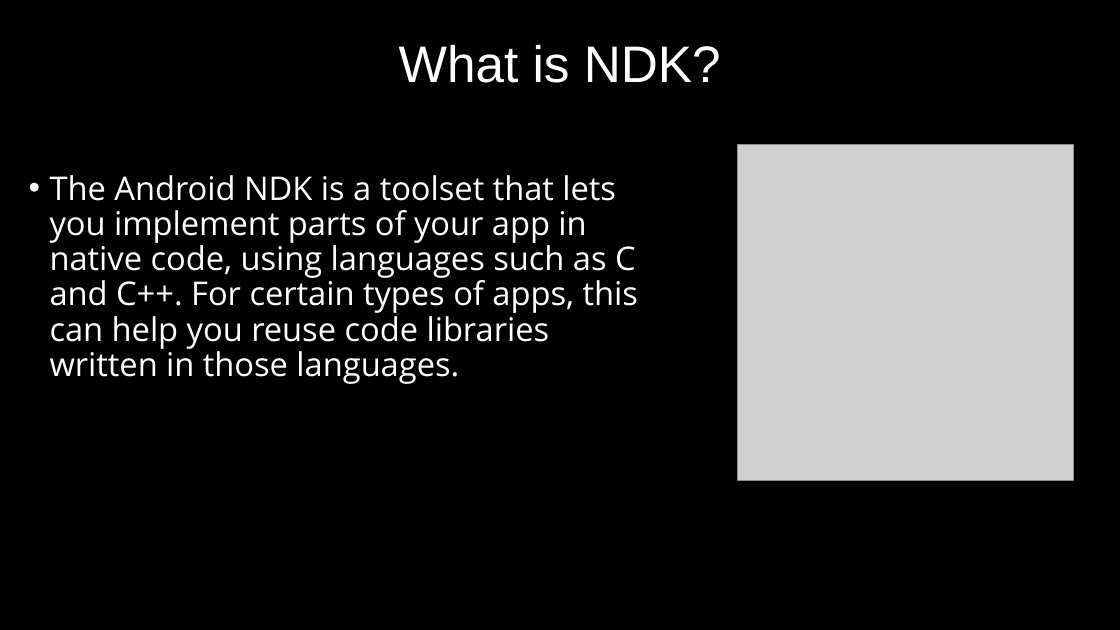
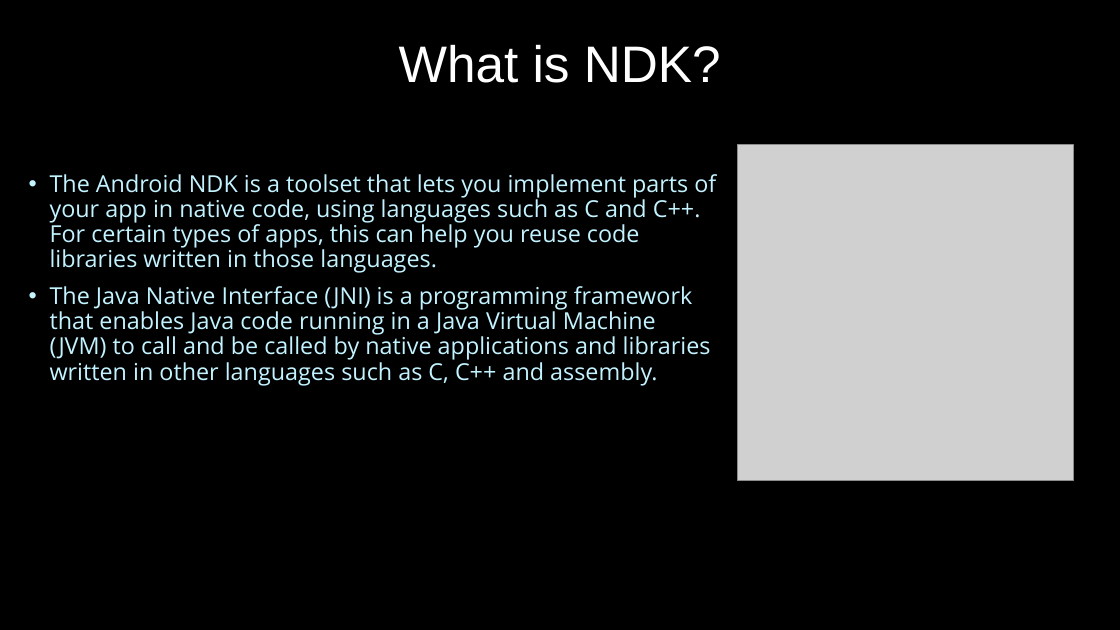
Before and after one commit to 9majka/NDK_presentation, a slide deck: slide 3 of NDK_SoftServeTheme.pptx. Drawn at 1120x630 pixels with LibreOffice and Linux fonts; fonts in the diff are those of the drawing; grey boxes stand for pictures; background and template pictures are left out. Boxes give left, top, right and bottom in pixels: in the first picture for what was removed or moved away, otherwise in the second. Text is boxed around its words. In the diff, an @@ line names an element or a change of style, - is before the commit and + after.

```diff
--- a/NDK_SoftServeTheme.pptx
+++ b/NDK_SoftServeTheme.pptx
@@ text at (x1=50, y1=174, x2=716, y2=273): size 28 to 20 pt, text colour #FFFFFF to #C2F3FF in "The Android NDK is a toolset that ..." @@
@@ text at (x1=50, y1=286, x2=711, y2=386): paragraph added @@
+• The Java Native Interface (JNI) is a programming framework that enables Java code running in a Java Virtual Machine (JVM) to call and be called by native applications and libraries written in other languages such as C, C++ and assembly.
```
Also in this commit, not shown: 10 other slides changed, 2 slides added, 3 slides removed, 9 other files.
